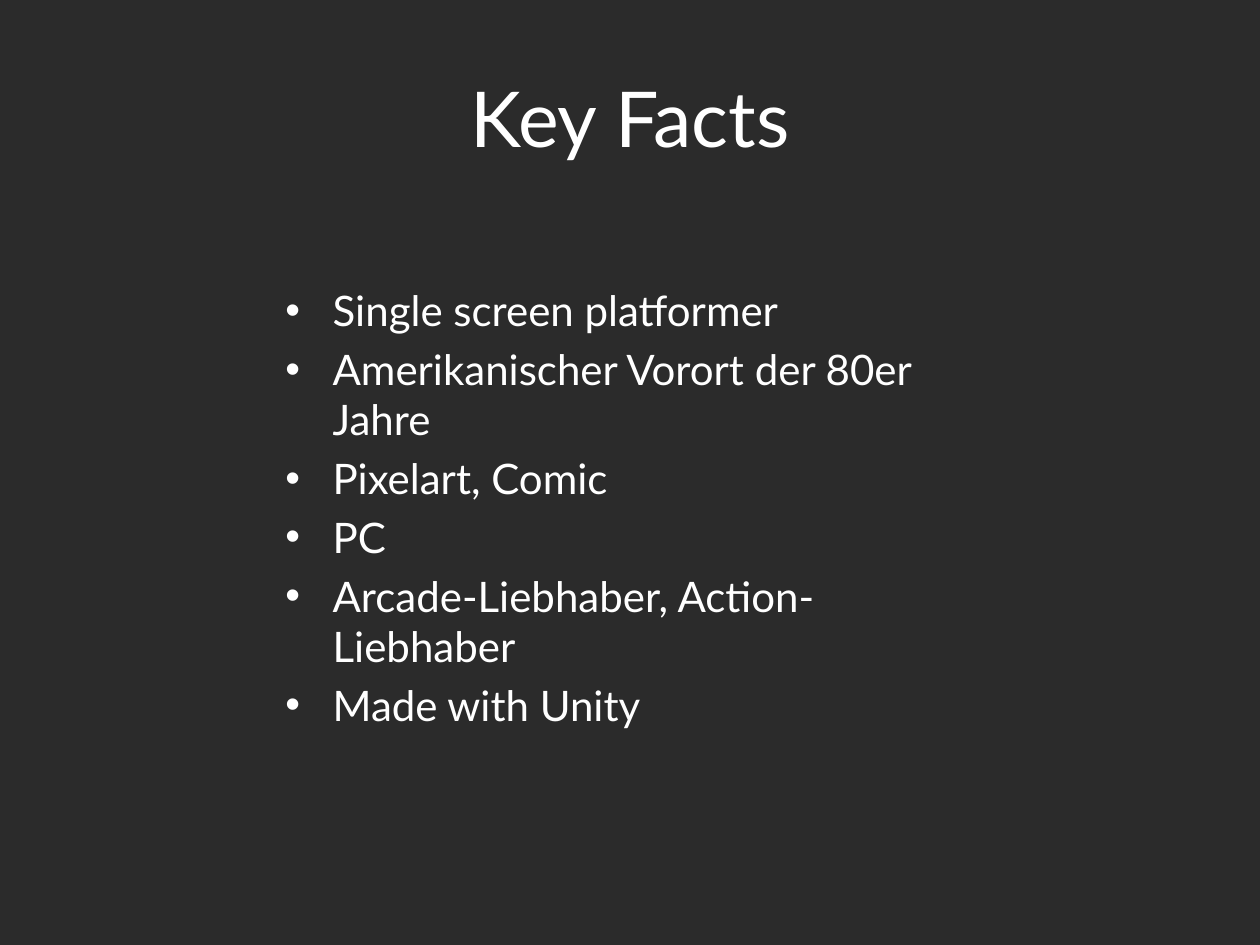
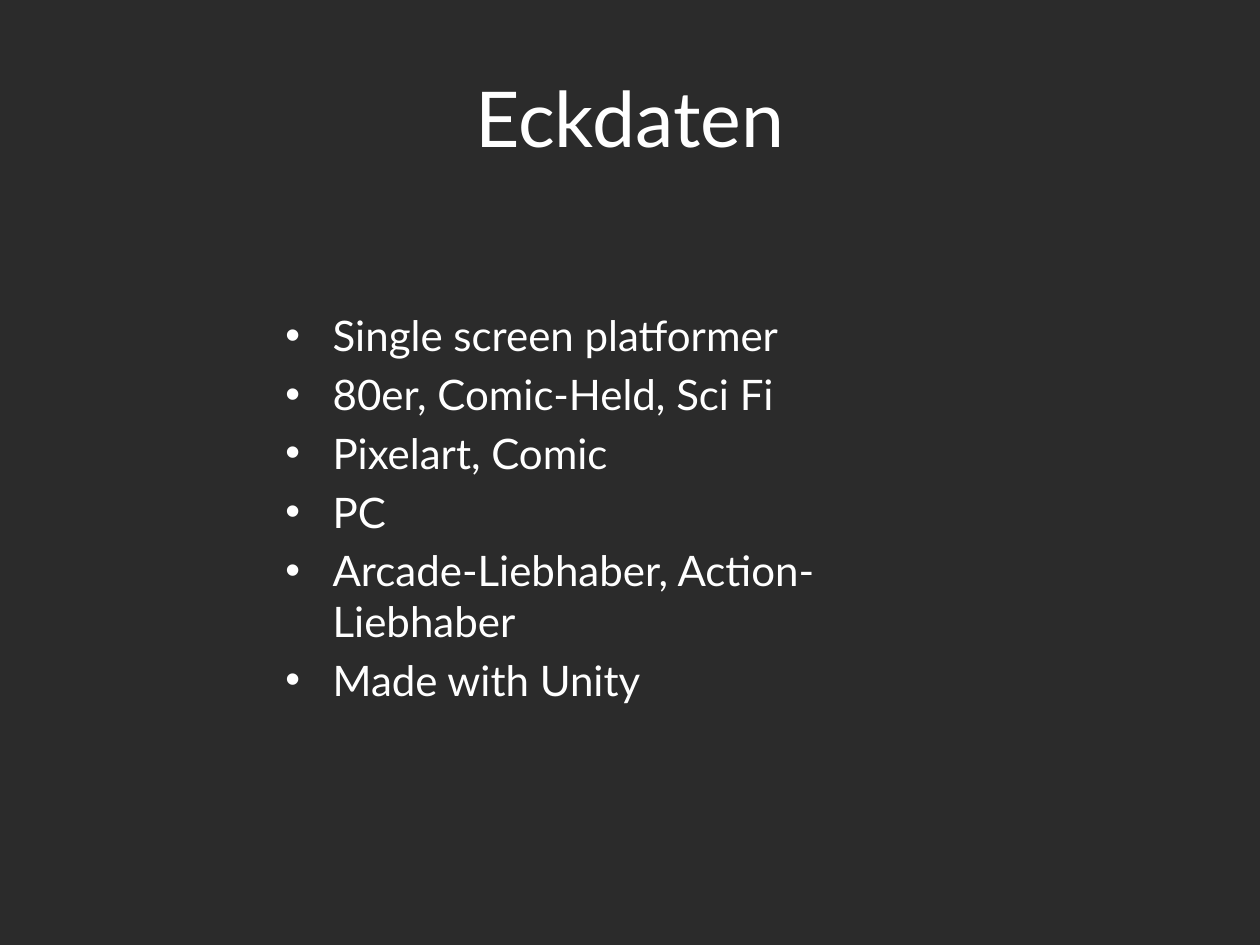
Before and after one commit to Assertores/HammerMan, a slide deck: slide 3 of Documentation/Hammer Man.pptx. Drawn at 1260x945 pixels with LibreOffice and Linux fonts; fonts in the diff are those of the drawing; background and template pictures are left out; a plain dark background stands for a picture behind light text. Boxes give left, top, right and bottom in pixels: in the first picture for what was removed or moved away, otherwise in the second. Text is boxed around its words. In the diff, an @@ line names an element or a change of style, - is before the commit and + after.

```diff
--- a/Documentation/Hammer Man.pptx
+++ b/Documentation/Hammer Man.pptx
@@ title at (476,90,784,148): text changed @@
-Key Facts
+Eckdaten
@@ text at (333,379,774,416): text changed @@
-• Amerikanischer Vorort der 80er Jahre
+• 80er, Comic-Held, Sci Fi
```
Also in this commit, not shown: 5 other slides changed, 15 other files.
